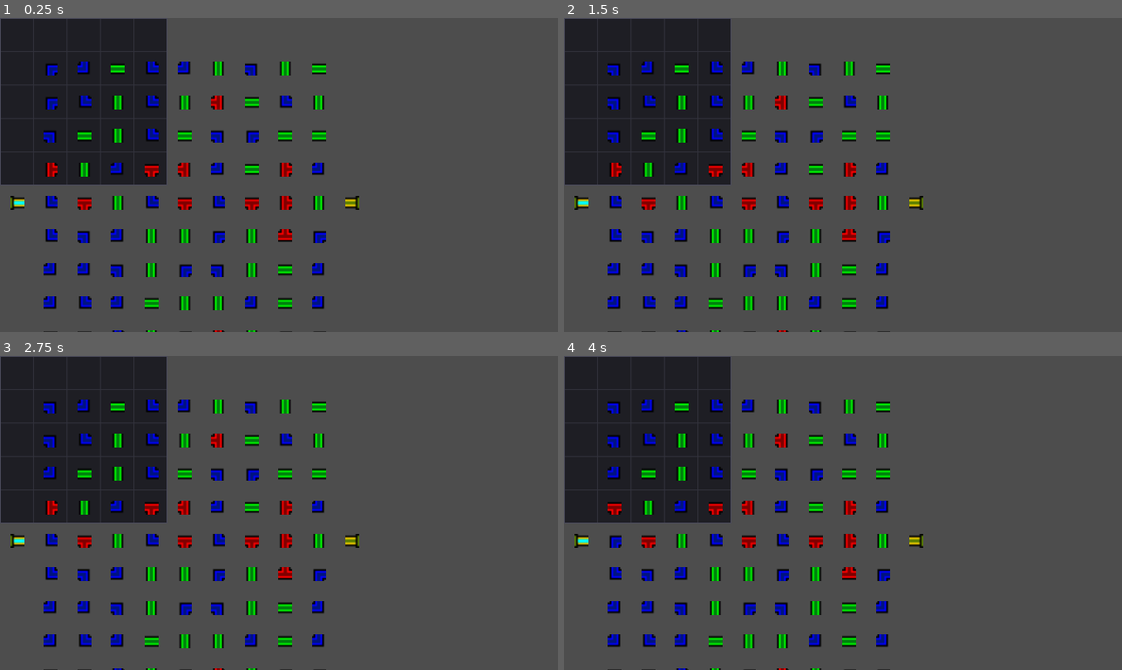
Above: before the commit, frames 1-4 (two rows, left to right).
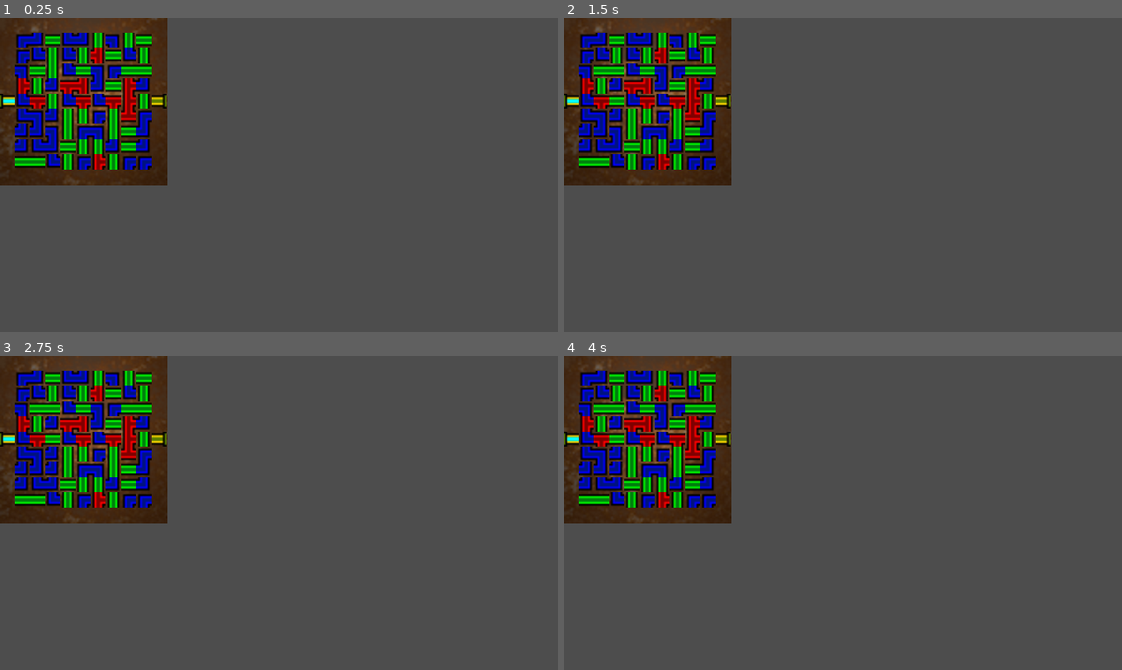
Above: after the commit, the same moments.

Repository: RedBlueCarrots/GMTK-2026
Game: Godot game, scene res://Scenes/pipe_minigame.tscn
Two runs of this game, one before a commit and one after it. Both use one fixed random seed, a clock stepped at 60 frames per second and the inputs below. This scene is started directly instead of the project's main scene.
Inputs (mouse positions are in pixels of both pictures, inside the frame that each line leads up to):
- Up to frame 1 (0.25 s): no input
- Up to frame 2 (1.5 s): tap Enter at 0.5 s; drag from (614, 68) to (614, 168) at 0.52 s; tap Space at 1.25 s; drag from (614, 102) to (614, 203) at 1.27 s
- Up to frame 3 (2.75 s): tap Enter at 2 s; move the mouse to (50, 475) at 2.02 s; click (50, 475) at 2.1 s
- Up to frame 4 (4 s): tap Space at 2.75 s; drag from (614, 506) to (614, 607) at 2.77 s; tap Enter at 3.5 s; drag from (614, 541) to (614, 641) at 3.52 s

The runs differ from the first frame. In frame 1, 21% of the frame differs, in the area x 0-65%, y 0-100%; in frame 2, 21%; in frame 3, 21%; in frame 4, 21%.

Commit message:
more asset configs

Diff:
--- a/Scenes/pipe_minigame.tscn
+++ b/Scenes/pipe_minigame.tscn
@@ -1,17 +1,18 @@
 [gd_scene format=3 uid="uid://b8knkgioqs51c"]
 
 [ext_resource type="Script" uid="uid://bxae58n5pthad" path="res://Scripts/pipe_minigame.gd" id="1_hkjiq"]
-[ext_resource type="Texture2D" uid="uid://cpnsfx634vogb" path="res://Assets/Art/pipe_minigame-bg.svg" id="2_fdmy0"]
+[ext_resource type="Texture2D" uid="uid://cg8cch7aw5pqg" path="res://Assets/Art/Suffocation/pipes background.png" id="2_6ab3l"]
 [ext_resource type="PackedScene" uid="uid://cbkyray7c10o" path="res://Scenes/minigame_outline.tscn" id="2_hkjiq"]
 
 [node name="PipeMinigame" type="Node2D" unique_id=501969369]
 script = ExtResource("1_hkjiq")
 
 [node name="BackgroundSprite" type="Sprite2D" parent="." unique_id=1046249181]
-texture = ExtResource("2_fdmy0")
+scale = Vector2(2, 2)
+texture = ExtResource("2_6ab3l")
 centered = false
 
 [node name="Board" type="Node2D" parent="." unique_id=1164436376]
-position = Vector2(20, 20)
+position = Vector2(8, 8)
 
 [node name="MinigameOutline" parent="." unique_id=959946983 instance=ExtResource("2_hkjiq")]
--- a/Scenes/pipe_piece.tscn
+++ b/Scenes/pipe_piece.tscn
@@ -3,7 +3,7 @@
 [ext_resource type="Script" uid="uid://d241ojbsidwfi" path="res://Scripts/pipe.gd" id="1_hgpvu"]
 
 [sub_resource type="RectangleShape2D" id="RectangleShape2D_3dj8w"]
-size = Vector2(16, 16)
+size = Vector2(17.45, 17.45)
 
 [node name="PipePiece" type="Area2D" unique_id=1157958654]
 script = ExtResource("1_hgpvu")
@@ -13,10 +13,10 @@
 shape = SubResource("RectangleShape2D_3dj8w")
 
 [node name="PipeSprite" type="Sprite2D" parent="." unique_id=1074849666]
-scale = Vector2(2, 2)
+scale = Vector2(2.183, 2.183)
 
 [node name="FillSprite" type="Sprite2D" parent="." unique_id=1323890503]
-scale = Vector2(2, 2)
+scale = Vector2(2.183, 2.183)
 
 [connection signal="input_event" from="." to="." method="_on_input_event"]
 [connection signal="mouse_entered" from="." to="." method="_on_mouse_entered"]
--- a/Scripts/pipe_minigame.gd
+++ b/Scripts/pipe_minigame.gd
@@ -12,7 +12,7 @@
 @onready var board: Node2D = $Board
 
 # configs
-var cell_size: float = 38.4
+var cell_size: float = 17.45
 var source_position: Vector2i = Vector2i(0, floor((board_size.y as float)/2))
 var source_direction: Vector2i = Vector2i.RIGHT
 var sink_position: Vector2i = Vector2i(board_size.x-1, floor((board_size.y as float)/2))
